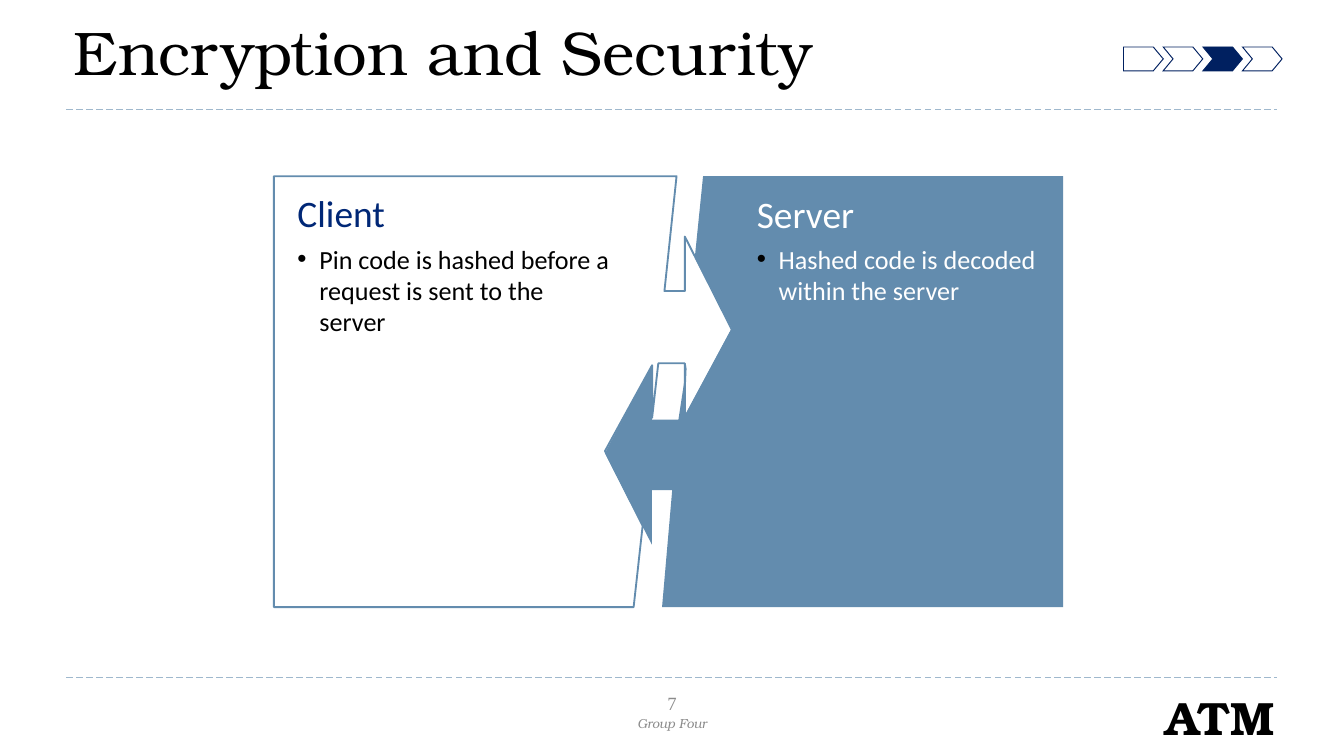
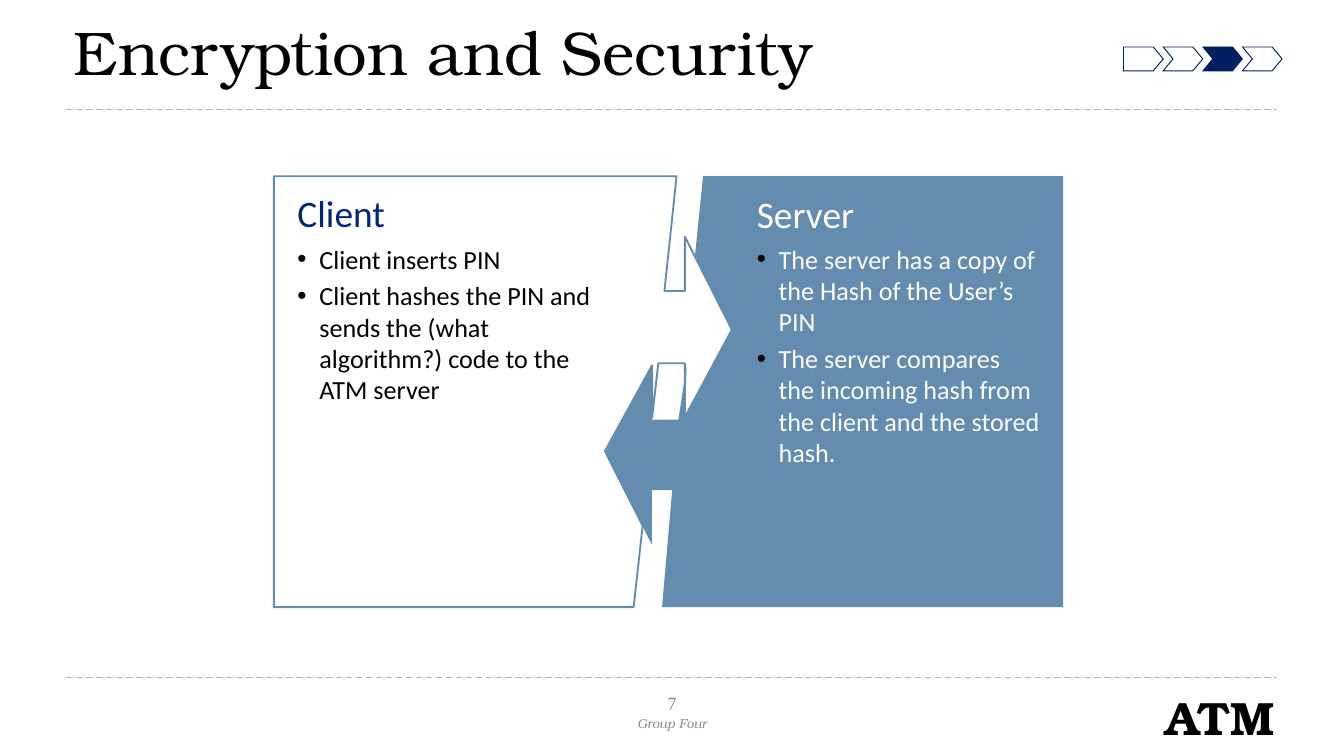
Before and after one commit to mari-husain/csharp-atm, a slide deck: slide 7 of C# Project.pptx. Drawn at 1344x756 pixels with LibreOffice and Linux fonts; fonts in the diff are those of the drawing; background and template pictures are left out. Boxes give left, top, right and bottom in pixels: in the first picture for what was removed or moved away, otherwise in the second. Text is boxed around its words. In the diff, an @@ line names an element or a change of style, - is before the commit and + after.

```diff
--- a/C# Project.pptx
+++ b/C# Project.pptx
@@ text at (319,251,590,399): text changed @@
-• Pin code is hashed before a request is sent to the server
+• Client inserts PIN
+• Client hashes the PIN and sends the (what algorithm?) code to the ATM server
@@ text at (779,251,1040,462): text changed @@
-• Hashed code is decoded within the server
+• The server has a copy of the Hash of the User’s PIN
+• The server compares the incoming hash from the client and the stored hash.
```
Also in this commit, not shown: 2 other files.
